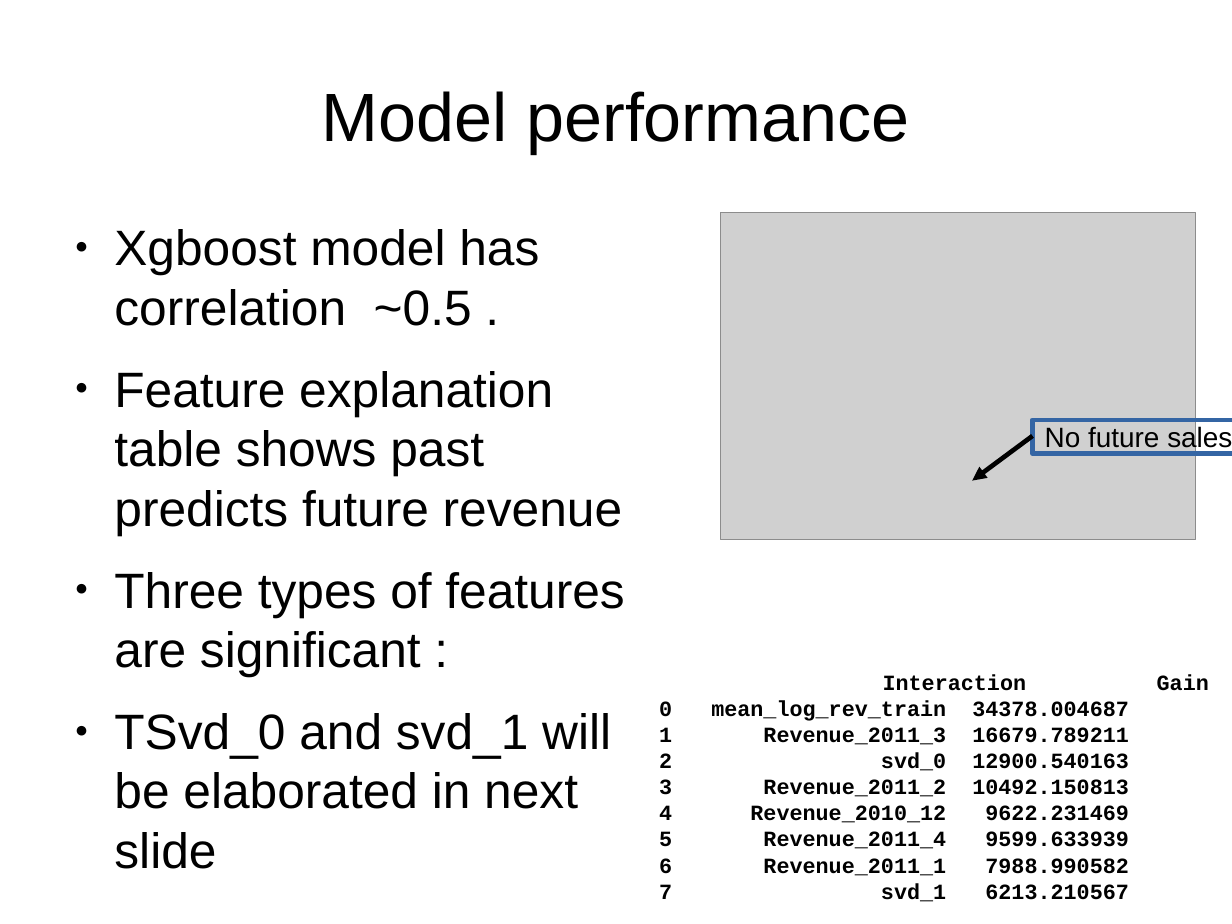
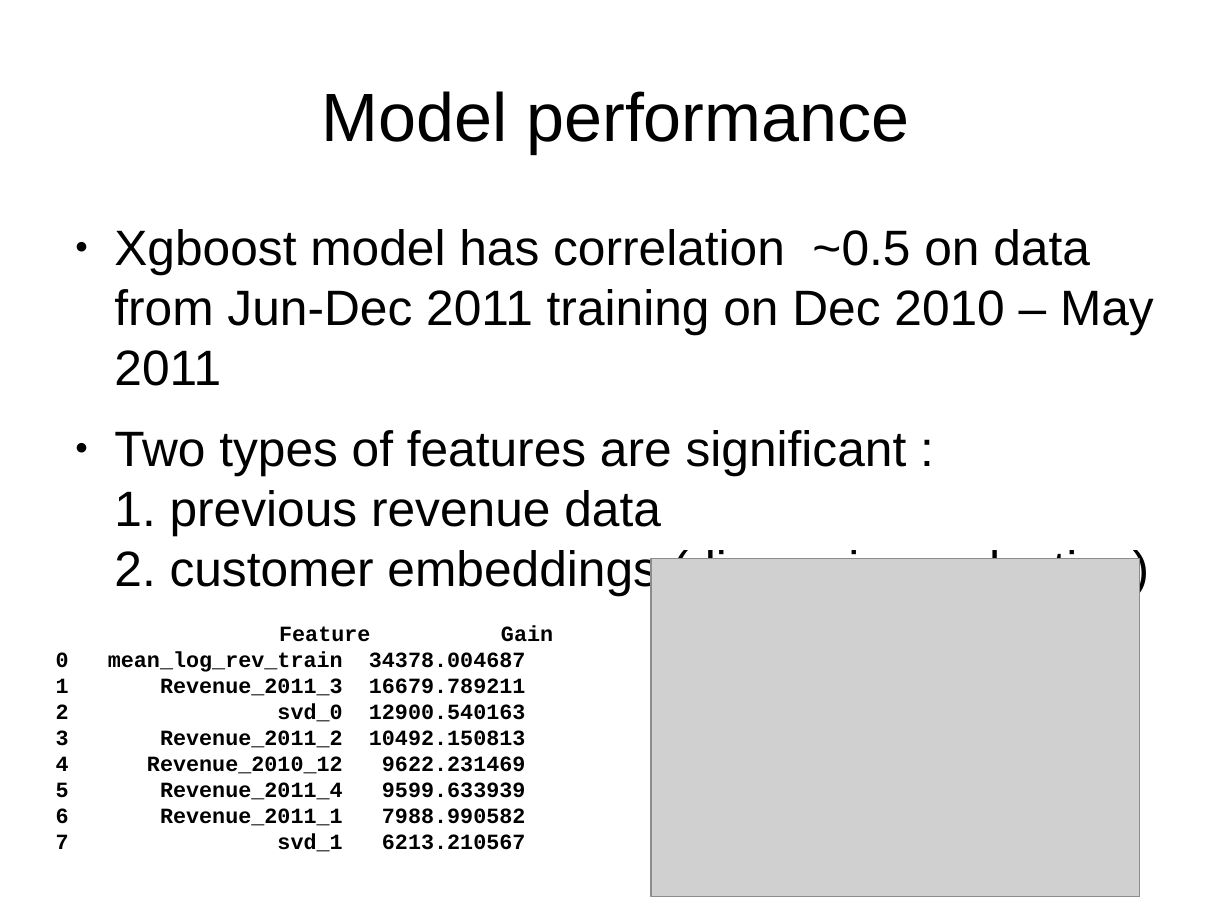
Before and after one commit to leexa90/E-commece-Data-Science, a slide deck: slide 5 of Present.odp (slide 6 before the commit). Drawn at 1232x924 pixels with LibreOffice and Linux fonts; fonts in the diff are those of the drawing; grey boxes stand for pictures. Boxes give left, top, right and bottom in pixels: in the first picture for what was removed or moved away, otherwise in the second. Text is boxed around its words. In the diff, an @@ line names an element or a change of style, - is before the commit and + after.

```diff
--- a/Present.odp
+++ b/Present.odp
@@ text removed at (114,229,624,869) @@
-● Xgboost model has correlation ~0.5 .
-● Feature explanation table shows past predicts future revenue
-● Three types of features are significant :
-● TSvd_0 and svd_1 will be elaborated in next slide
@@ text added at (114,229,1154,595), 32 pt, text #000000 @@
+● Xgboost model has correlation ~0.5 on data from Jun-Dec 2011 training on Dec 2010 – May 2011
+● Two types of features are significant :
+  1. previous revenue data
+  2. customer embeddings (dimension reduction)
@@ arrow removed from (1033, 436) to (973, 481) @@
@@ rectangle removed at (1033,420,1232,454) @@
-No future sales
@@ picture: place and size @@
-picture at (721,212,1196,540)
+picture at (652,559,1140,897)
@@ text "Feature Gain": place and size @@
-text "Feature Gain" at (711,674,1129,902)
+text "Feature Gain" at (108,625,553,852)
@@ text at (279,625,553,642): text changed @@
-Interaction Gain
+Feature Gain
```
Also in this commit, not shown: 2 other slides changed, 6 slides added, 4 slides removed, 2 other files.
